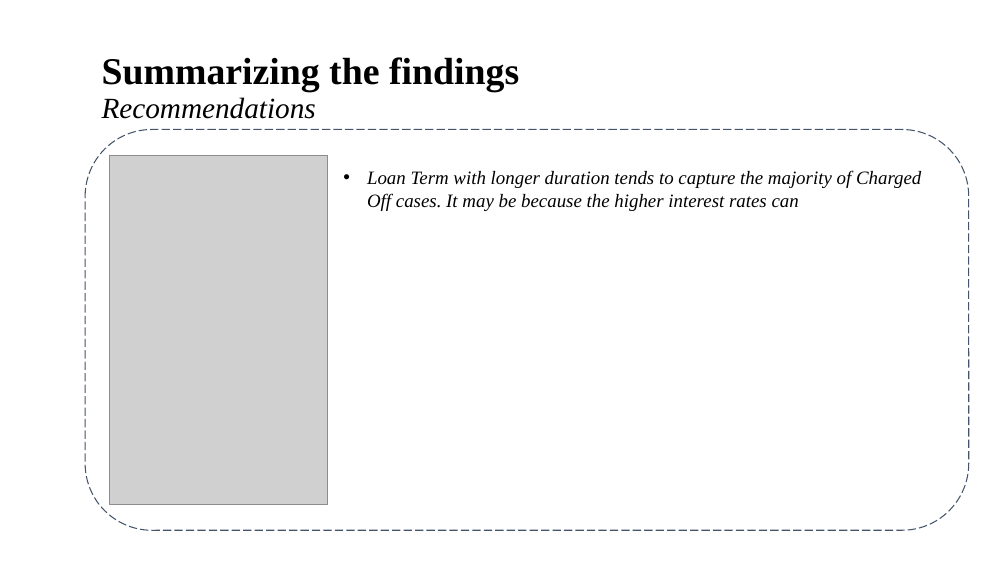
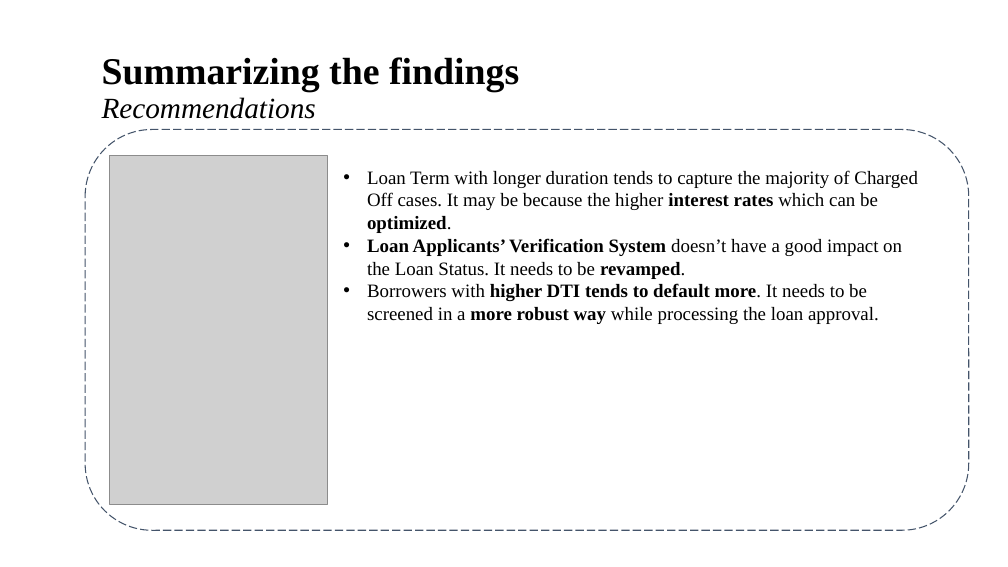
Before and after one commit to brijesh1100/P2-Gramener-Case-Study, a slide deck: slide 18 of Gramener_Case_Study_Presentation_SS.pptx. Drawn at 1008x567 pixels with LibreOffice and Linux fonts; fonts in the diff are those of the drawing; grey boxes stand for pictures; background and template pictures are left out. Boxes give left, top, right and bottom in pixels: in the first picture for what was removed or moved away, otherwise in the second. Text is boxed around its words. In the diff, an @@ line names an element or a change of style, - is before the commit and + after.

```diff
--- a/Gramener_Case_Study_Presentation_SS.pptx
+++ b/Gramener_Case_Study_Presentation_SS.pptx
@@ text at (367,170,918,324): text changed; italic off @@
-• Loan Term with longer duration tends to capture the majority of Charged Off cases. It may be because the higher interest rates can
+• Loan Term with longer duration tends to capture the majority of Charged Off cases. It may be because the higher interest rates which can be optimized.
+• Loan Applicants’ Verification System doesn’t have a good impact on the Loan Status. It needs to be revamped.
+• Borrowers with higher DTI tends to default more. It needs to be screened in a more robust way while processing the loan approval.
```
Also in this commit, not shown: 4 other slides changed.
